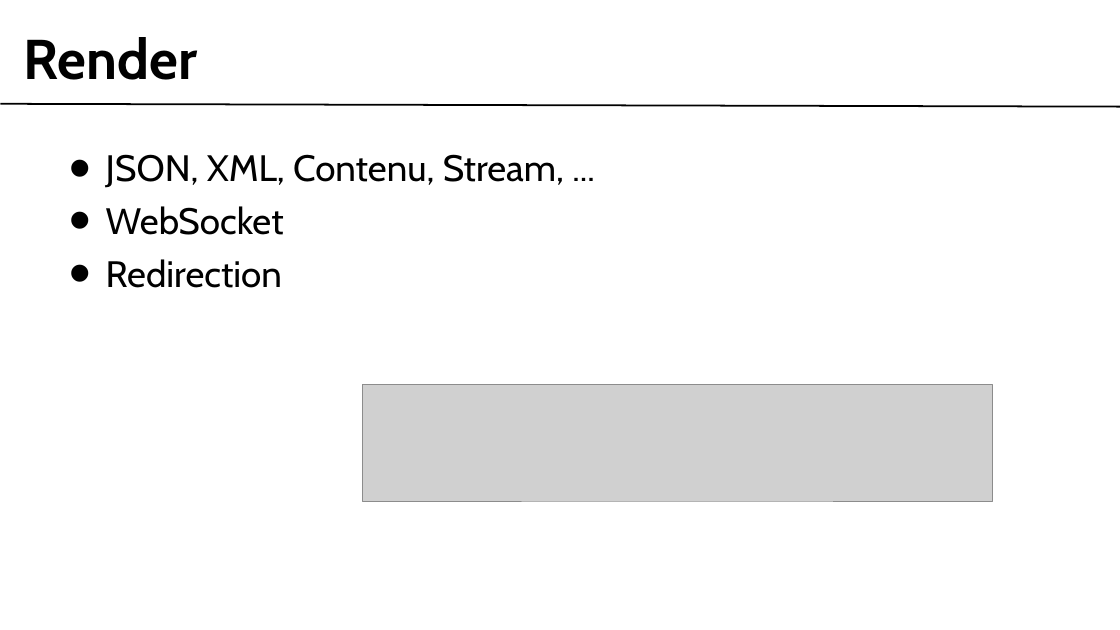
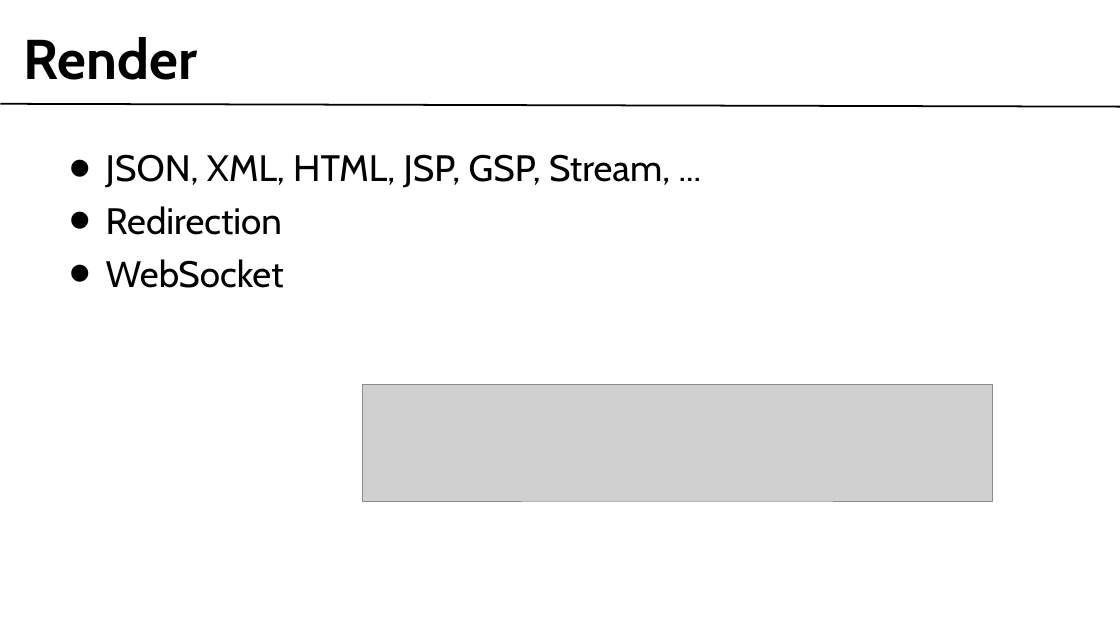
Before and after one commit to webmotion-framework/webmotion, a slide deck: slide 18 of webmotion-website/src/main/webapp/presentation_devoxx.odp. Drawn at 1120x630 pixels with LibreOffice and Linux fonts; fonts in the diff are those of the drawing; grey boxes stand for pictures; background and template pictures are left out. Boxes give left, top, right and bottom in pixels: in the first picture for what was removed or moved away, otherwise in the second. Text is boxed around its words. In the diff, an @@ line names an element or a change of style, - is before the commit and + after.

Commit message:
Update

```diff
--- a/webmotion-website/src/main/webapp/presentation_devoxx.odp
+++ b/webmotion-website/src/main/webapp/presentation_devoxx.odp
@@ text at (x1=106, y1=154, x2=670, y2=235): text changed @@
-• JSON, XML, Contenu, Stream, ...
+• JSON, XML, HTML, JSP, GSP, Stream, ...
+• Redirection
@@ text at (x1=106, y1=259, x2=282, y2=288): paragraph removed @@
-• Redirection
```
Also in this commit, not shown: 2 other slides changed, 1 slide added, 1 slide removed.
